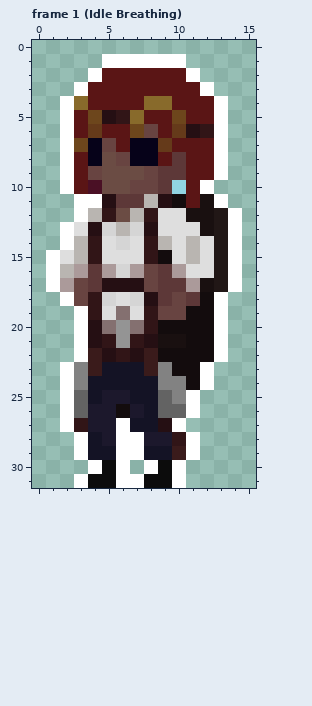
File history of a pixel-art file, Assets/Sprites/Player.aseprite. The first picture shows the starting point.
16x32 pixels, 5 frames. Shown: frame 1 (Idle Breathing). The commit also changed other frames, which this record leaves out.
After:
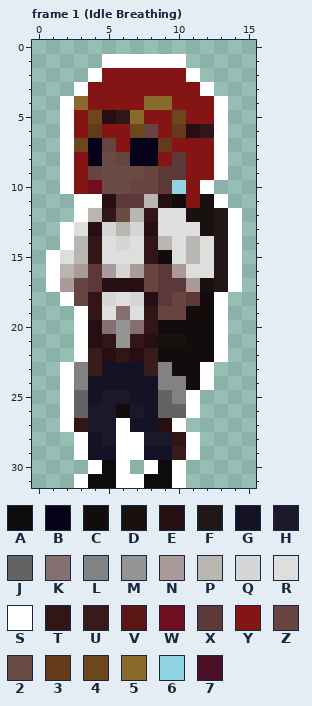
Palette (. is transparent): A #0c0c0c  B #060219  C #130c0d  D #191010  E #250f13  F #211716  G #141325  H #1c182c  J #636363  K #847070  L #828282  M #949494  N #ab9a9a  P #b9b5b1  Q #d5d5d5  R #dedede  S #ffffff  T #311517  U #3a1b1b  V #5a1515  W #700d1f  X #5d3838  Y #851414  Z #684441  2 #6b4c44  3 #653a1a  4 #6d461c  5 #886a2b  6 #91d4e2  7 #4a1025
Commit: Slime + Idle animation
Changes in this commit:
--- frame 1 (Idle Breathing), layer "Layer 9"
@@ x 0..15 @@
  1 .....SSSSSS.....
- 2 ....SVVVVVVS....
- 3 ...SVVVVVVVVS...
- 4 ..S5VVVV55VVVS..
- 5 ..SV4ET5VV4VVS..
- 6 ..SV3VV4ZV3ETS..
- 7 ..S4BZVBB3VVVS..
- 8 ..SVB2ZBBVXVVS..
- 9 ..SVZ222ZXXVVS..
-10 ..SV722ZZX6VS...
-11 ...SSEXXPECVDS..
+ 2 ....SYYYYYYS....
+ 3 ...SYYYYYYYYS...
+ 4 ..S5YYYY55YYYS..
+ 5 ..SY4ET5YY4YYS..
+ 6 ..SY3YY4ZY3ETS..
+ 7 ..S4BZYBB3YYYS..
+ 8 ..SYB2ZBBYXYYS..
+ 9 ..SYZ222ZXXYYS..
+10 ..SYW22ZZX6YS...
+11 ...SSEXXPECYDS..
 12 ...SPT2PTRRDDFS.
Where, in picture pixels (left, top, right, bottom), the same in both pictures:
changed: (74, 68, 214, 208)
